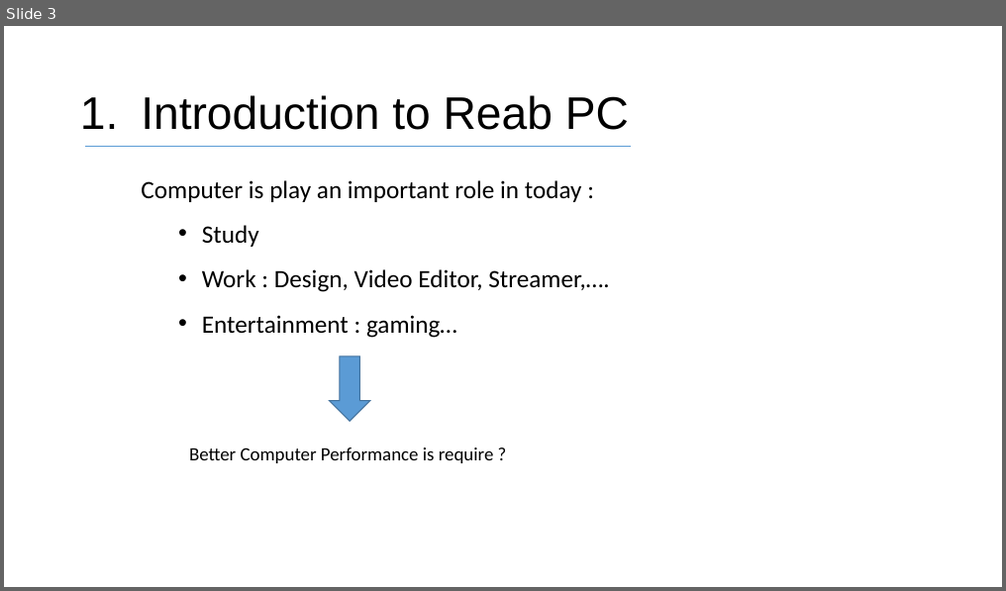
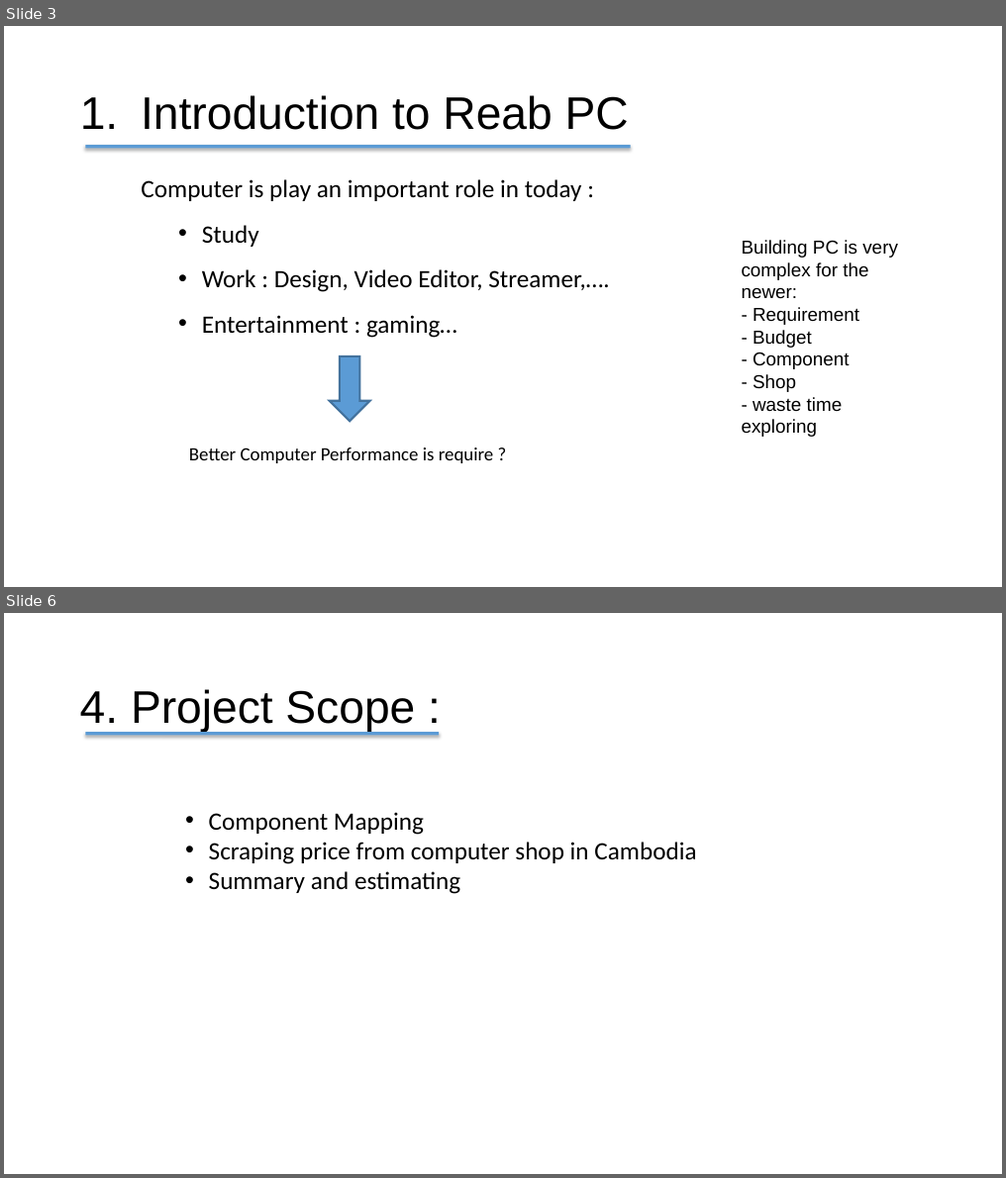
Before and after one commit to TithSambath/Web-Project-Y3, a slide deck: Presentation1.pptx. Shown one above the other, each under a label of ours: slide 3 before the commit, slides 3 and 6 after it; the slides between them are not shown. The pictures are 1006x591 and 1006x1178 pixels, drawn with LibreOffice and Linux fonts; fonts in the diff are those of the drawing. Boxes give left, top, right and bottom in pixels: in the first picture for what was removed or moved away, otherwise in the second. Text is boxed around its words. In the diff, an @@ line names an element or a change of style, - is before the commit and + after.

```diff
--- a/Presentation1.pptx
+++ b/Presentation1.pptx
@@ slide 6 added at [4, 613, 1002, 1174], background #FFFFFF @@
@@ text added at [80, 689, 415, 732], 44 pt, text #000000 @@
+4. Project Scope :
@@ line added from (85, 734) to (439, 734), #5B9BD5 3 pt @@
@@ text added at [209, 812, 696, 894], 24 pt, text #000000 @@
+• Component Mapping
+• Scraping price from computer shop in Cambodia
+• Summary and estimating
@@ slide 3 changed as well @@
@@ line (85, 147) - (631, 147): stroke #5B9BD5 1.5 pt to #5B9BD5 3 pt @@
@@ text added at [742, 240, 898, 437], 18 pt, text #000000 @@
+Building PC is very complex for the newer:
+- Requirement
+- Budget
+- Component
+- Shop
+- waste time exploring
@@ right arrow at [330, 357, 370, 421]: outline #43739E 1 pt to #43739E 2 pt; proportions changed @@
```
Also in this commit, not shown: 4 other slides changed, 1 slide removed.
